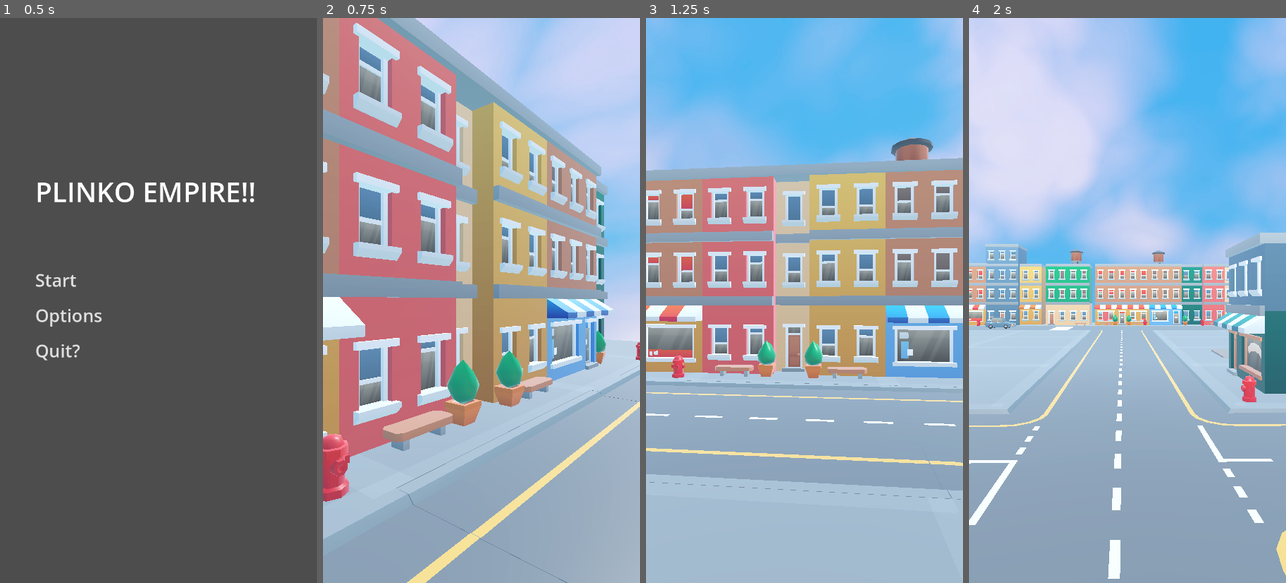
Above: before the commit, frames 1-4 (left to right).
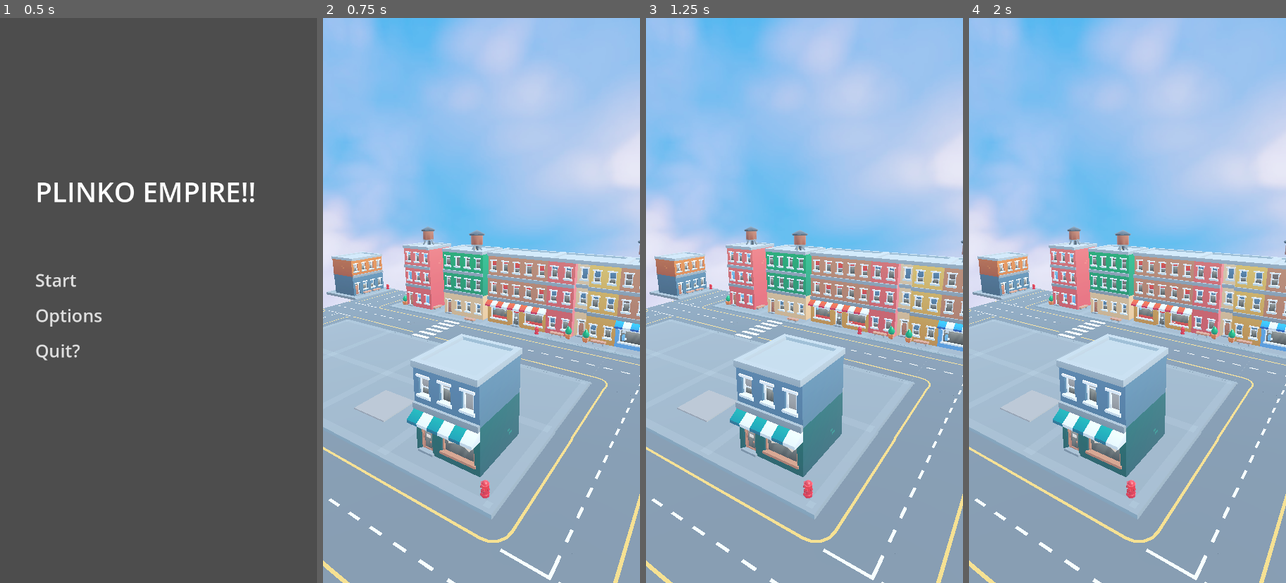
Above: after the commit, the same moments.

Repository: Burns3y/Plinko-Empire
Game: Godot game, scene res://menu.tscn
Two runs of this game, one before a commit and one after it. Both use one fixed random seed, a clock stepped at 60 frames per second and the inputs below.
Inputs (mouse positions are in pixels of both pictures, inside the frame that each line leads up to):
- Up to frame 1 (0.5 s): no input
- Up to frame 2 (0.75 s): click "Start" at 0.5 s
- Up to frame 3 (1.25 s): no input
- Up to frame 4 (2 s): move the mouse to (1197, 272) at 1.27 s; click (1197, 272) at 1.35 s

Frame 1 is identical in both runs. In frame 2, 71% of the frame differs, in the area x 0-100%, y 0-100%; in frame 3, 80%; in frame 4, 63%.

Commit message:
burnsey touch test

Diff:
--- a/Scenes/Plinko/map.gd
+++ b/Scenes/Plinko/map.gd
@@ -7,18 +7,18 @@
 var changenum = 0
 
 func _ready():
-	_CameraIntro()
+	#_CameraIntro()
 	pass
 
-func _CameraIntro():
-	if selected_camera == $camreas/Camera3D2 and changenum == 0:
-		_change_camera($camreas/StartCamera)
-		changenum += 1
-		print(changenum)
-	elif selected_camera == $camreas/Camera3D2 and changenum == 1:
-		_change_camera($camreas/StartCamera)
-	else:
-		_change_camera($camreas/Camera3D2)
+#func _CameraIntro():
+	#if selected_camera == $camreas/Camera3D2 and changenum == 0:
+		#_change_camera($camreas/TouchscreenCamera)
+		#changenum += 1
+		#print(changenum)
+	#elif selected_camera == $camreas/Camera3D2 and changenum == 1:
+		#_change_camera($camreas/StartCamera)
+	#else:
+		#_change_camera($camreas/Camera3D2)
 
 
 
--- a/Scenes/map.tscn
+++ b/Scenes/map.tscn
@@ -22,6 +22,7 @@
 [ext_resource type="PackedScene" uid="uid://bwgghgfgl5oo4" path="res://Assets/KayKit_City_Builder_Bits_1.0_FREE/Assets/gltf/building_C.gltf" id="18_kxe7w"]
 [ext_resource type="PackedScene" uid="uid://cqqg2gvcn1mf7" path="res://Assets/KayKit_City_Builder_Bits_1.0_FREE/Assets/gltf/car_sedan.gltf" id="19_mupig"]
 [ext_resource type="PackedScene" uid="uid://dgi6ci8x5xxt1" path="res://Assets/KayKit_City_Builder_Bits_1.0_FREE/Assets/gltf/building_B_withoutBase.gltf" id="21_sxujc"]
+[ext_resource type="PackedScene" path="res://Scenes/touchscreen_camera.tscn" id="21_v46cy"]
 [ext_resource type="PackedScene" uid="uid://dy1m05snkjhro" path="res://button_3d.tscn" id="22_delwu"]
 
 [sub_resource type="PanoramaSkyMaterial" id="PanoramaSkyMaterial_4dw56"]
@@ -324,6 +325,9 @@
 
 [node name="camreas" type="Node" parent="."]
 
+[node name="TouchscreenCamera" parent="camreas" instance=ExtResource("21_v46cy")]
+transform = Transform3D(-0.543393, -0.225774, 0.808549, -0.00460249, 0.963942, 0.266072, -0.839466, 0.14086, -0.524838, 9.27881, 3.94398, -4.0259)
+
 [node name="Camera3D" type="Camera3D" parent="camreas"]
 transform = Transform3D(-0.481342, -0.619562, 0.620043, -0.000707423, 0.707656, 0.706557, -0.876533, 0.339657, -0.341063, 13.5361, 7.17951, -2.32942)
 
Not shown: 1 places in Scenes/Plinko/plinko.tscn that only renumber resources
Not shown: 1 places in Scenes/map.tscn that only renumber resources
